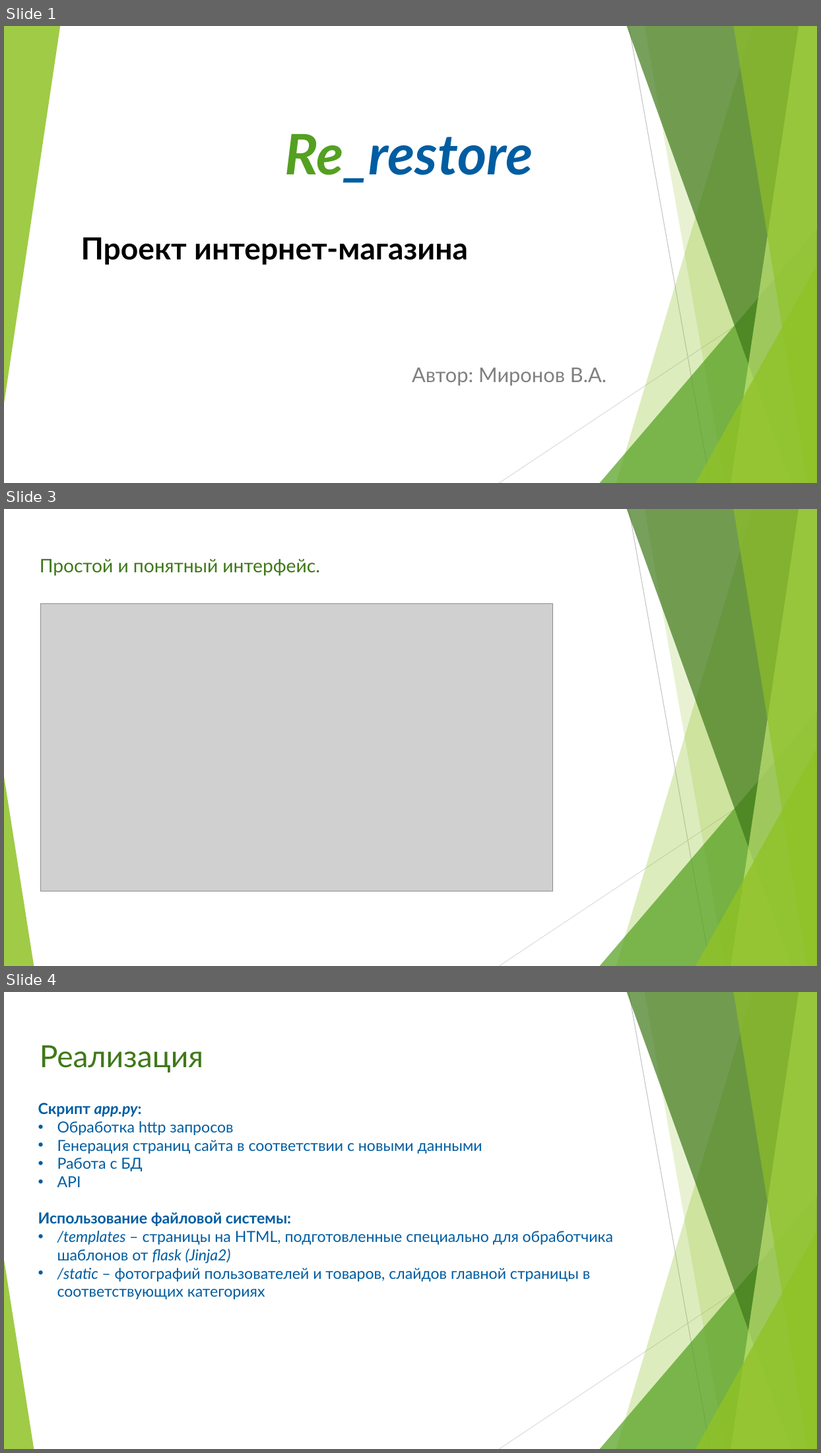
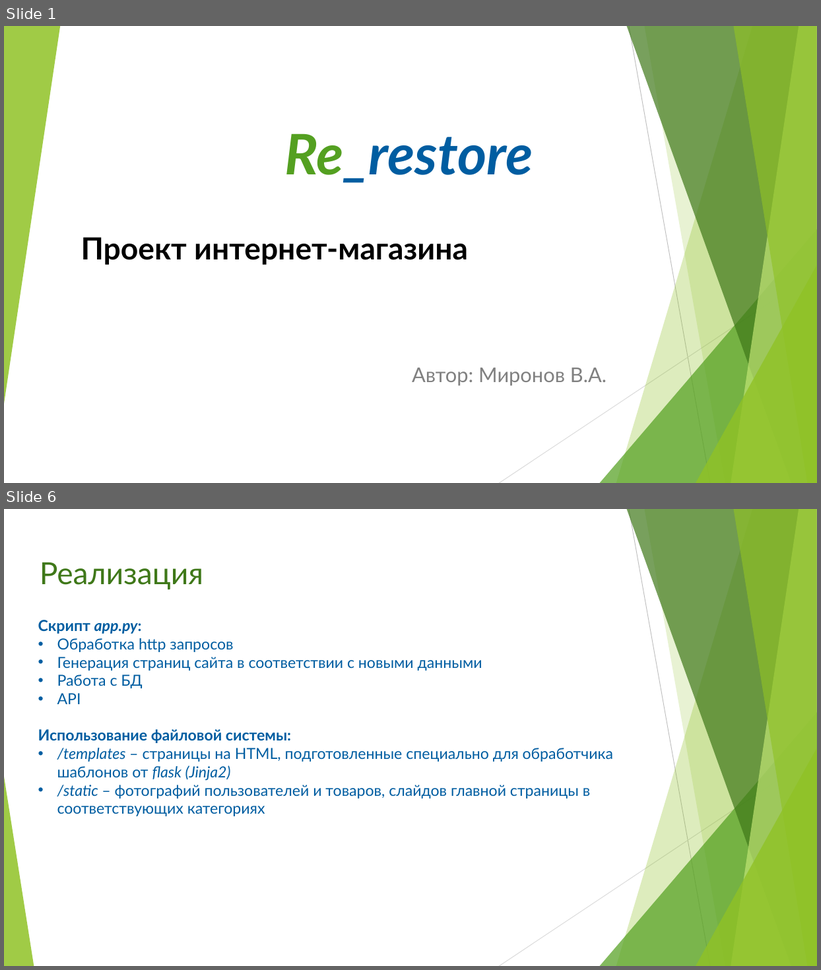
Before and after one commit to vlad120/Re_restore, a slide deck: Documents/WebServer project presentation.pptx. Shown one above the other, each under a label of ours: slides 1, 3 and 4 before the commit, slides 1 and 6 after it; the slides between them are not shown. The pictures are 821x1453 and 821x970 pixels, drawn with LibreOffice and Linux fonts; fonts in the diff are those of the drawing; grey boxes stand for pictures. Boxes give left, top, right and bottom in pixels: in the first picture for what was removed or moved away, otherwise in the second. Text is boxed around its words. In the diff, an @@ line names an element or a change of style, - is before the commit and + after.

```diff
--- a/Documents/WebServer project presentation.pptx
+++ b/Documents/WebServer project presentation.pptx
@@ slide 3 removed at [4, 509, 817, 966], background #FFFFFF; not listed: 10 template elements that a slide beside it also shows @@
@@ text removed at [40, 559, 320, 576] @@
-Простой и понятный интерфейс.
@@ picture removed at [40, 603, 553, 892] @@
@@ what was slide 4 is now slide 6 @@
```
Also in this commit, not shown: 1 slide changed, 4 slides added, 3 other files.
